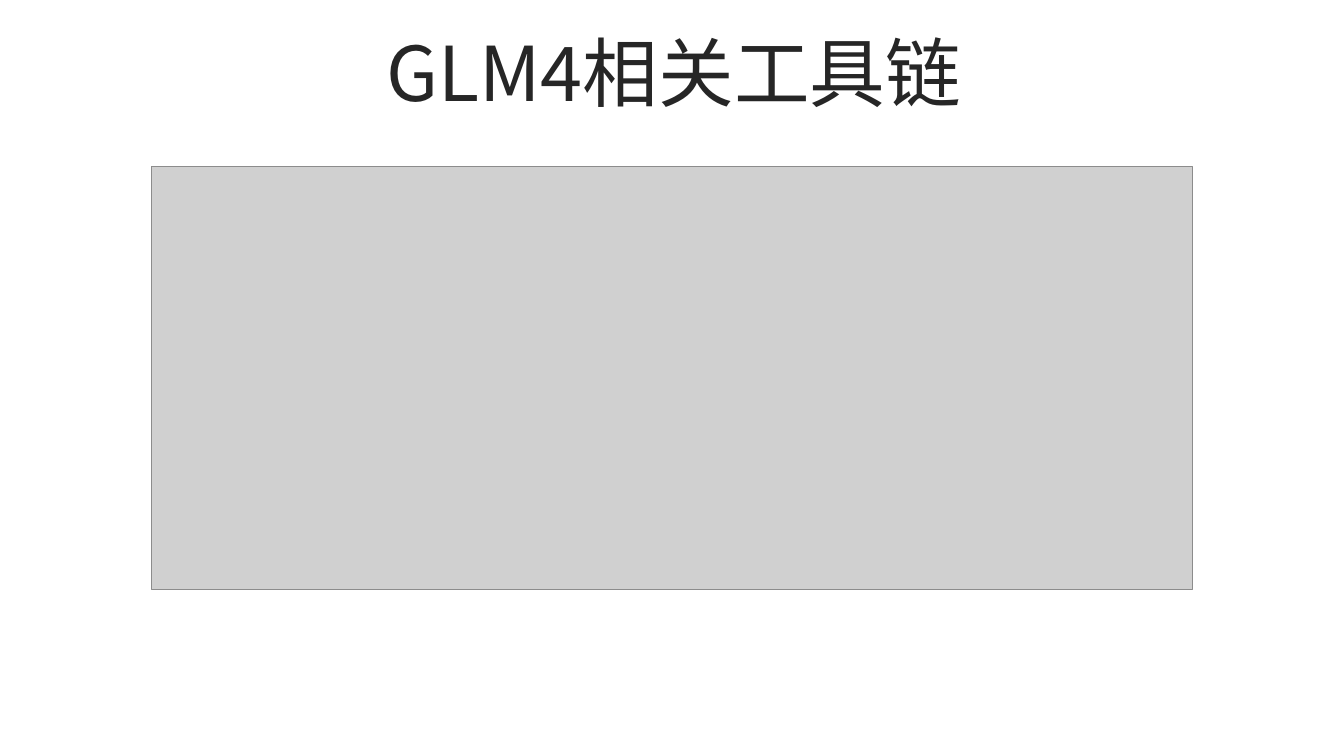
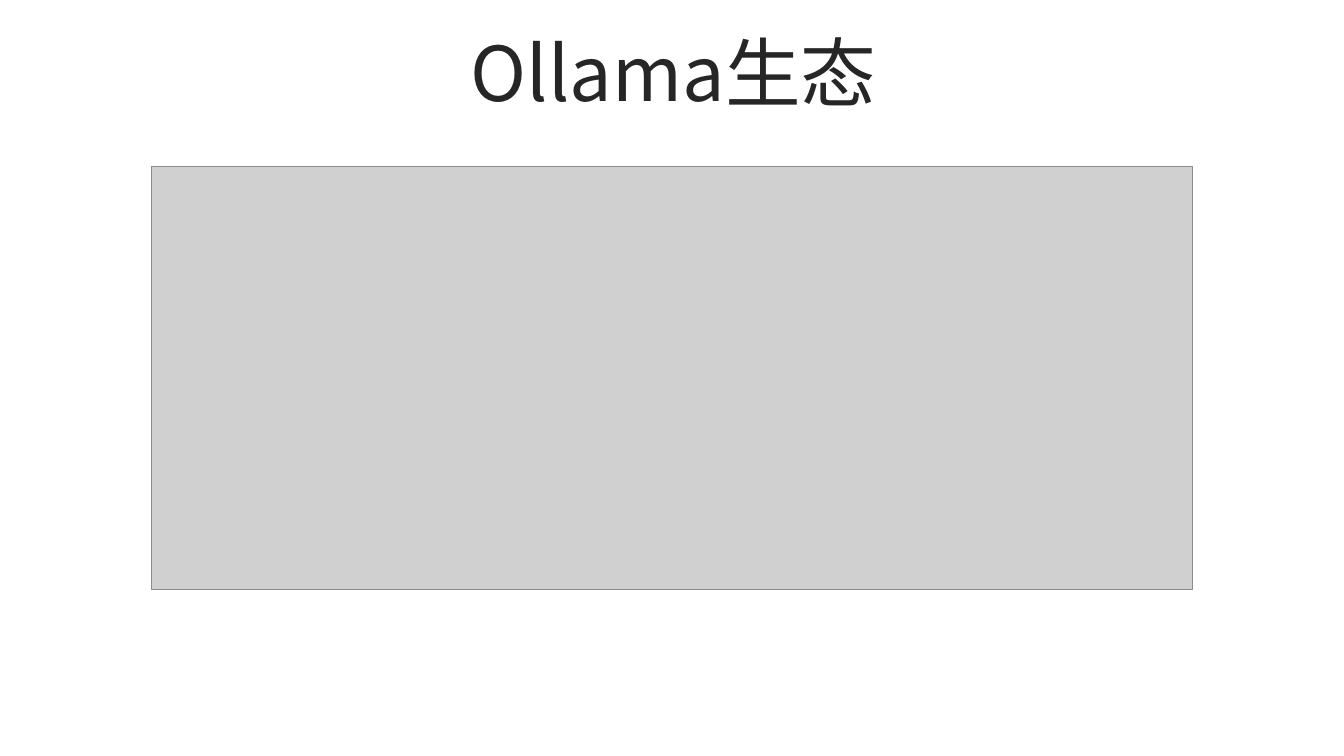
Before and after one commit to eccstartup/llm4dummies, a slide deck: slide 2 of PPT/第五次 Ollama生态概览.pptx. Drawn at 1344x756 pixels with LibreOffice and Linux fonts; fonts in the diff are those of the drawing; grey boxes stand for pictures. Boxes give left, top, right and bottom in pixels: in the first picture for what was removed or moved away, otherwise in the second. Text is boxed around its words. In the diff, an @@ line names an element or a change of style, - is before the commit and + after.

Commit message:
part 5 PPT

```diff
--- a/PPT/第五次 Ollama生态概览.pptx
+++ b/PPT/第五次 Ollama生态概览.pptx
@@ text at (471, 37, 876, 106): text changed @@
-GLM4相关工具链
+Ollama生态
```
